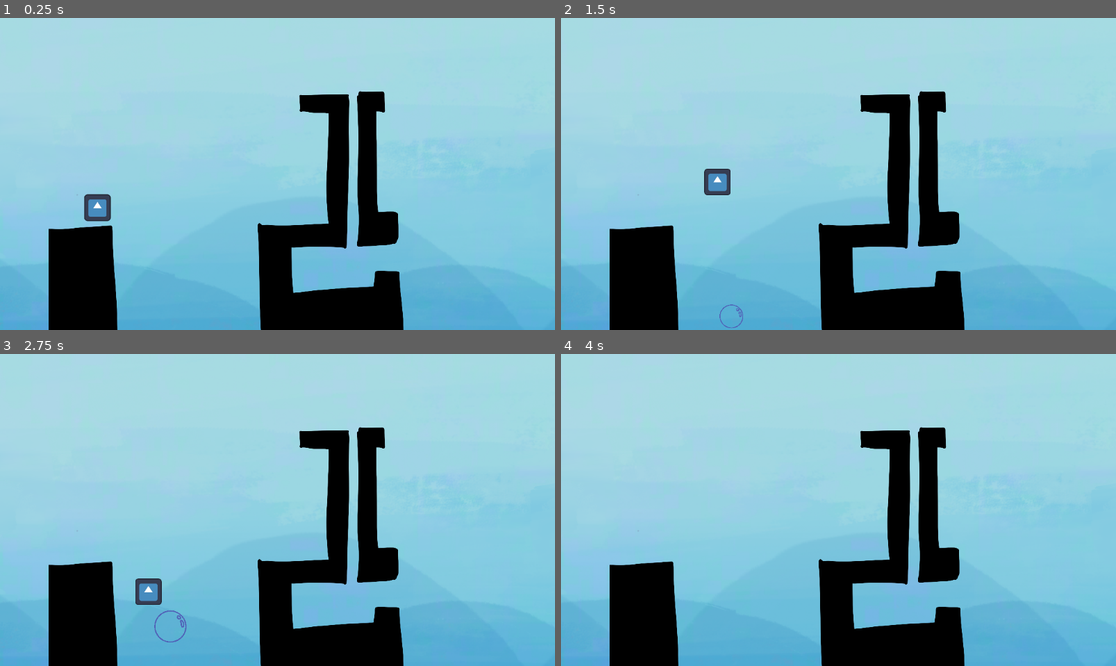
Above: before the commit, frames 1-4 (two rows, left to right).
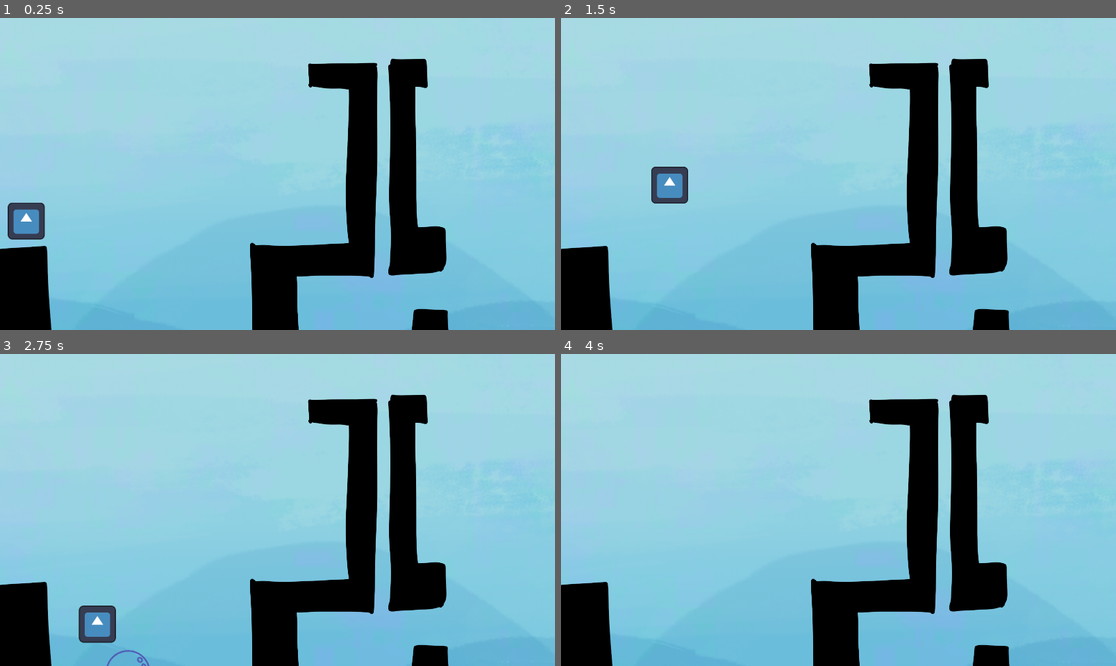
Above: after the commit, the same moments.

Repository: YoiDuki/GGJ
Game: Godot game, scene res://scenes/root.tscn
Two runs of this game, one before a commit and one after it. Both use one fixed random seed, a clock stepped at 60 frames per second and the inputs below. The engine's default icon, where the game draws it, is replaced by a stand-in: a white triangle on a blue panel in a dark square.
Inputs:
- Up to frame 1 (0.25 s): no input
- Up to frame 2 (1.5 s): tap Enter (ui_accept) at 0.5, 0.77 s; hold Right (ui_right) from 0.53 s (still down)
- Up to frame 3 (2.75 s): tap Enter (ui_accept) at 1.52 s; release Right (ui_right) at 2.03 s; hold Left (ui_left) from 2.03 s (still down)
- Up to frame 4 (4 s): release Left (ui_left) at 2.78 s; hold Right (ui_right) from 2.78 s (still down); tap Enter (ui_accept) at 3.02, 3.77 s

The runs differ from the first frame. In frame 1, 23% of the frame differs, in the area x 0-100%, y 12-100%; in frame 2, 23%; in frame 3, 23%; in frame 4, 22%.

Commit message:
add bubble generater

Diff:
--- a/project.godot
+++ b/project.godot
@@ -14,6 +14,11 @@
 run/main_scene="res://scenes/root.tscn"
 config/features=PackedStringArray("4.3", "Forward Plus")
 config/icon="res://icon.svg"
+
+[display]
+
+window/size/viewport_width=1920
+window/size/viewport_height=1080
 
 [input]
 
--- a/scenes/bubble_generator.gd
+++ b/scenes/bubble_generator.gd
@@ -7,6 +7,7 @@
 # @export var spawn_radius: float = 100.0
 @export var spawn_speed: float = 100.0
 @export var spwan_durability: int = 3
+@export var spwan_direction: Vector2 = Vector2.UP
 
 var timer: Timer
 
@@ -32,3 +33,4 @@
 		bubble.position = position
 		bubble.speed = spawn_speed
 		bubble.durability = spwan_durability
+		bubble.direction = spwan_direction
--- a/scenes/palyer.gd
+++ b/scenes/palyer.gd
@@ -6,7 +6,7 @@
 
 var current_platform = null:
 	set(value):
-		print(current_platform)
+		# print(current_platform)
 		if current_platform == value:
 			return
 		current_platform = value
@@ -41,5 +41,9 @@
 		pass
 	for i in collision_count:
 		var collision = get_slide_collision(i)
-		print("Collided with: ", collision.get_collider().name)
+		# print("Collided with: ", collision.get_collider().name)
 		current_platform = collision.get_collider()
+
+
+func _die():
+	queue_free()
--- a/scenes/root.tscn
+++ b/scenes/root.tscn
@@ -1,9 +1,10 @@
-[gd_scene load_steps=8 format=3 uid="uid://17vbls3n1arr"]
+[gd_scene load_steps=10 format=3 uid="uid://17vbls3n1arr"]
 
 [ext_resource type="Script" path="res://scenes/palyer.gd" id="1_stm0t"]
 [ext_resource type="Texture2D" uid="uid://i0gdxidqoihn" path="res://icon.svg" id="2_oej7a"]
 [ext_resource type="Texture2D" uid="uid://bxggj2x3lpg5w" path="res://assets/bg0.png" id="3_dggk2"]
 [ext_resource type="Texture2D" uid="uid://c72tm33w3yblu" path="res://assets/大背景01.png" id="4_yd57n"]
+[ext_resource type="Script" path="res://scenes/dead_zone.gd" id="6_cj1ak"]
 [ext_resource type="PackedScene" uid="uid://ceegx2xay66tj" path="res://scenes/bubble_generator.tscn" id="6_ybjea"]
 
 [sub_resource type="RectangleShape2D" id="RectangleShape2D_10hjb"]
@@ -11,10 +12,12 @@
 
 [sub_resource type="CapsuleShape2D" id="CapsuleShape2D_sxjl7"]
 
+[sub_resource type="RectangleShape2D" id="RectangleShape2D_bcy41"]
+size = Vector2(1920, 200)
+
 [node name="Root" type="Node2D"]
 
 [node name="Camera2D" type="Camera2D" parent="."]
-zoom = Vector2(0.43, 0.43)
 
 [node name="Area2D" type="Area2D" parent="."]
 gravity = 400.0
@@ -56,3 +59,11 @@
 [node name="BubbleGenerator" parent="Area2D" instance=ExtResource("6_ybjea")]
 position = Vector2(-517, 837)
 spawn_interval = 5.0
+
+[node name="DeadZone" type="Area2D" parent="."]
+position = Vector2(2, -640)
+collision_mask = 3
+script = ExtResource("6_cj1ak")
+
+[node name="CollisionShape2D" type="CollisionShape2D" parent="DeadZone"]
+shape = SubResource("RectangleShape2D_bcy41")
--- a/scenes/static_bubble.gd
+++ b/scenes/static_bubble.gd
@@ -8,6 +8,7 @@
 
 @export var durability = 3
 @export var speed = 100
+@export var direction = Vector2.UP
 
 # Called when the node enters the scene tree for the first time.
 func _ready() -> void:
@@ -20,7 +21,7 @@
 func _physics_process(delta: float) -> void:
 	sprite.scale += Vector2.ONE * SCALE_RATE * delta
 	collision.scale += Vector2.ONE * SCALE_RATE * delta
-	position += Vector2.UP * speed * delta
+	position += direction * speed * delta
 
 
 func durability_decrease():
